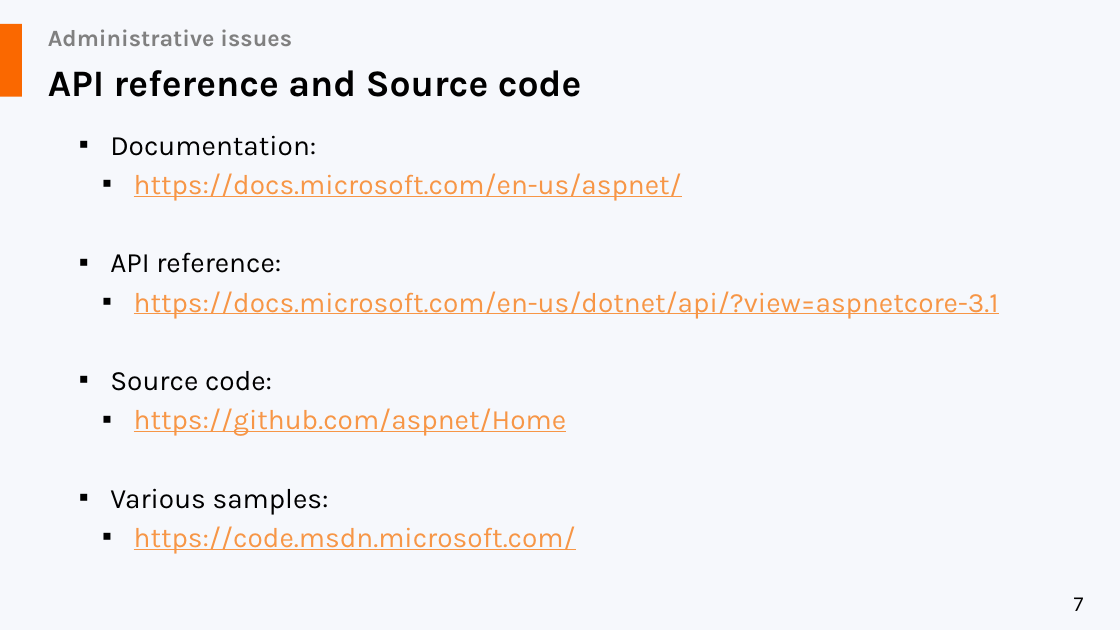
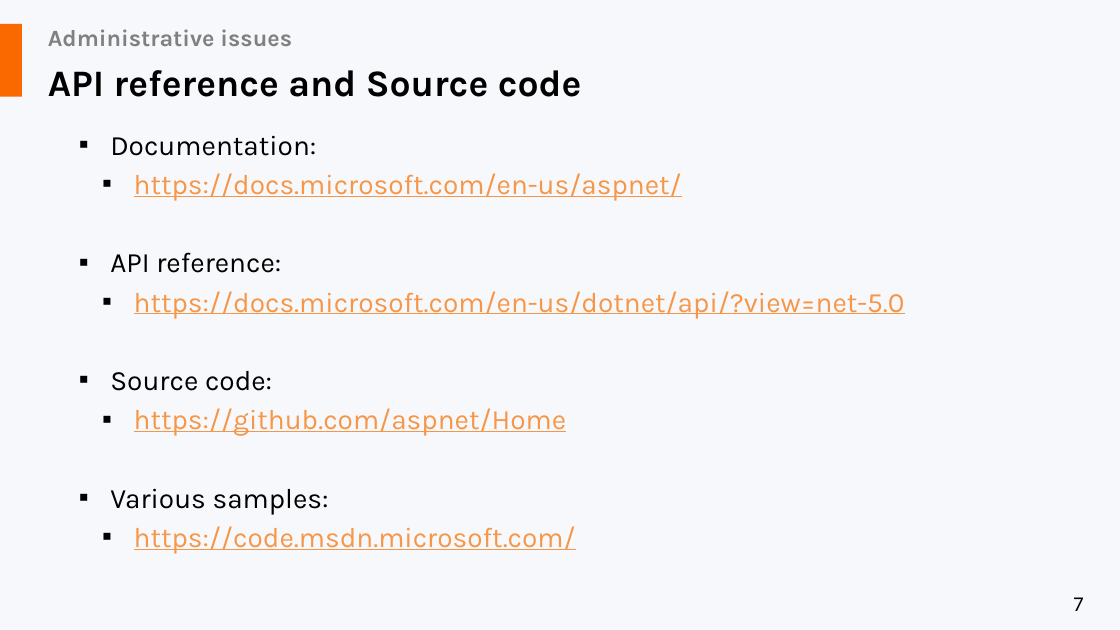
Before and after one commit to liviucotfas/ase-web-and-cloud-applications-security, a slide deck: slide 7 of Presentation ASPNET MVC Core - Part I.pptx. Drawn at 1120x630 pixels with LibreOffice and Linux fonts; fonts in the diff are those of the drawing. Boxes give left, top, right and bottom in pixels: in the first picture for what was removed or moved away, otherwise in the second. Text is boxed around its words. In the diff, an @@ line names an element or a change of style, - is before the commit and + after.

```diff
--- a/Presentation ASPNET MVC Core - Part I.pptx
+++ b/Presentation ASPNET MVC Core - Part I.pptx
@@ text at (134,291,905,318): text changed @@
-  ▪ https://docs.microsoft.com/en-us/dotnet/api/?view=aspnetcore-3.1
+  ▪ https://docs.microsoft.com/en-us/dotnet/api/?view=net-5.0
```
Also in this commit, not shown: 8 other slides changed, 1 slide added, 1 slide removed.
